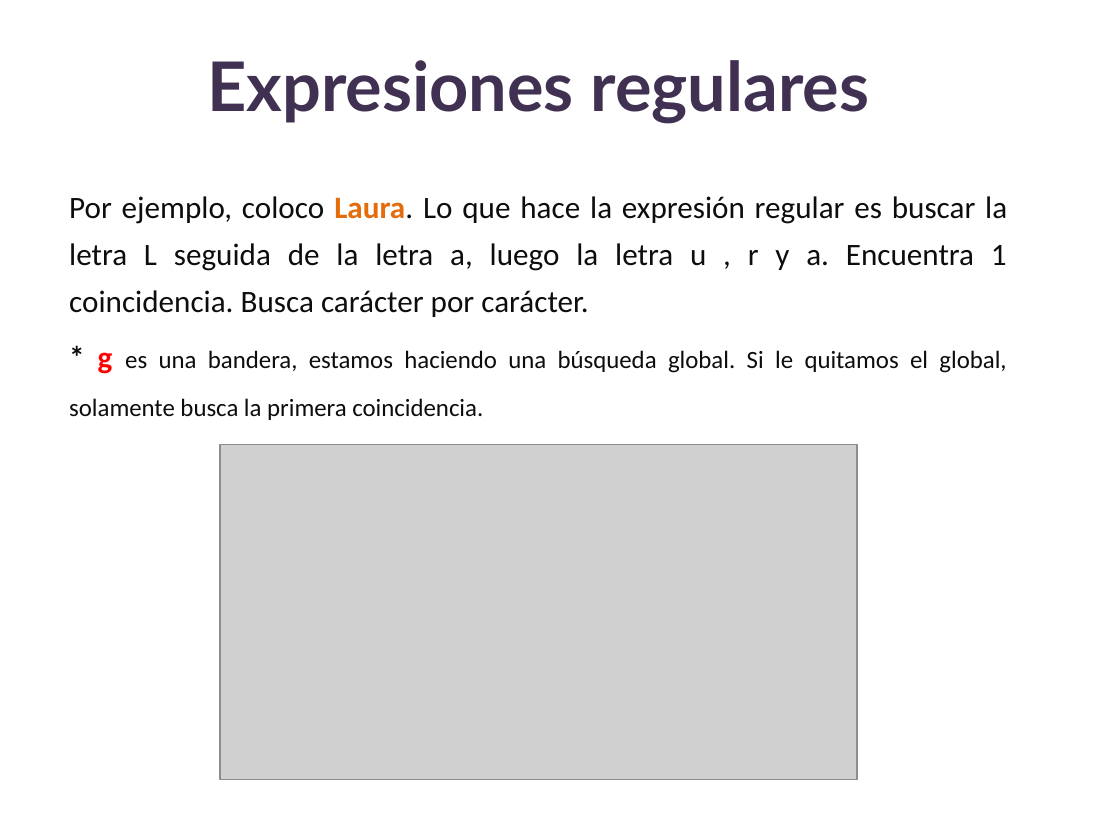
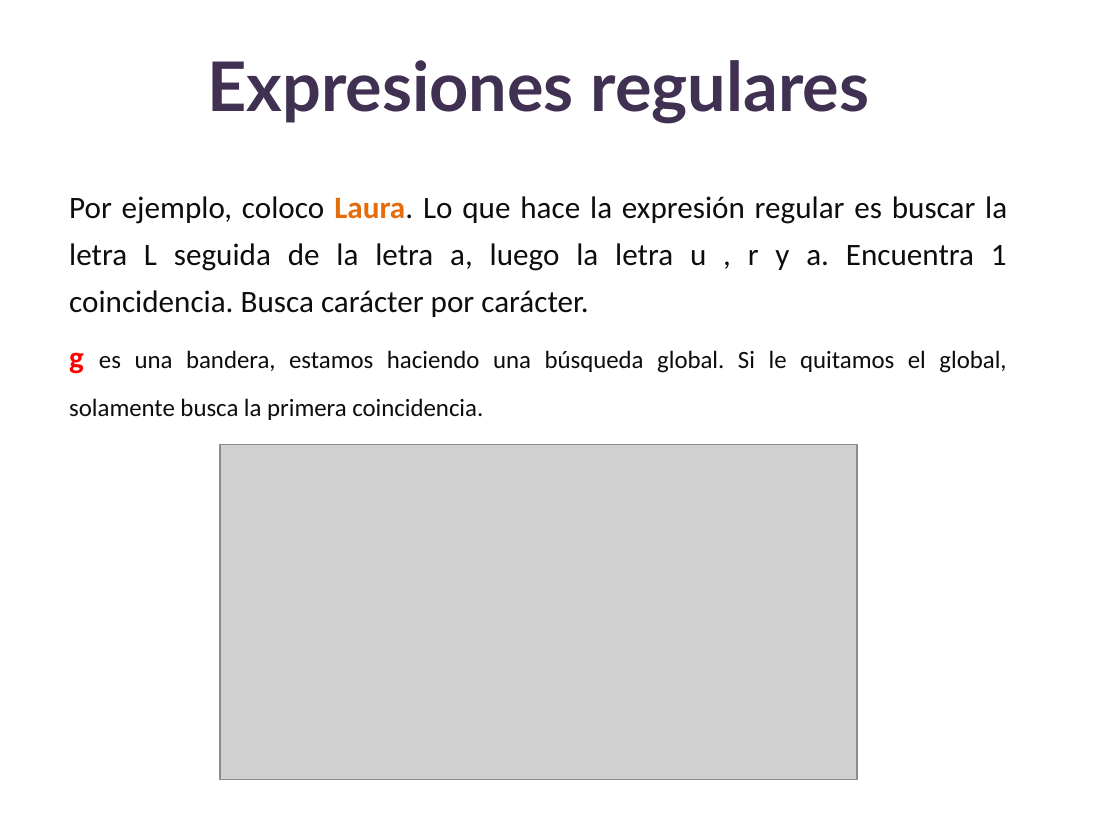
Before and after one commit to lizetheP/Analitica, a slide deck: slide 10 of Calendario2025/presentaciones/18_Expresiones_regulares.pptx. Drawn at 1120x840 pixels with LibreOffice and Linux fonts; fonts in the diff are those of the drawing; grey boxes stand for pictures. Boxes give left, top, right and bottom in pixels: in the first picture for what was removed or moved away, otherwise in the second. Text is boxed around its words. In the diff, an @@ line names an element or a change of style, - is before the commit and + after.

```diff
--- a/Calendario2025/presentaciones/18_Expresiones_regulares.pptx
+++ b/Calendario2025/presentaciones/18_Expresiones_regulares.pptx
@@ text at (69, 350, 1006, 420): text changed @@
-* g es una bandera, estamos haciendo una búsqueda global. Si le quitamos el global, solamente busca la primera coincidencia.
+g es una bandera, estamos haciendo una búsqueda global. Si le quitamos el global, solamente busca la primera coincidencia.
```
Also in this commit, not shown: 6 other slides changed, 1 slide added, 1 slide removed, 3 other files.
